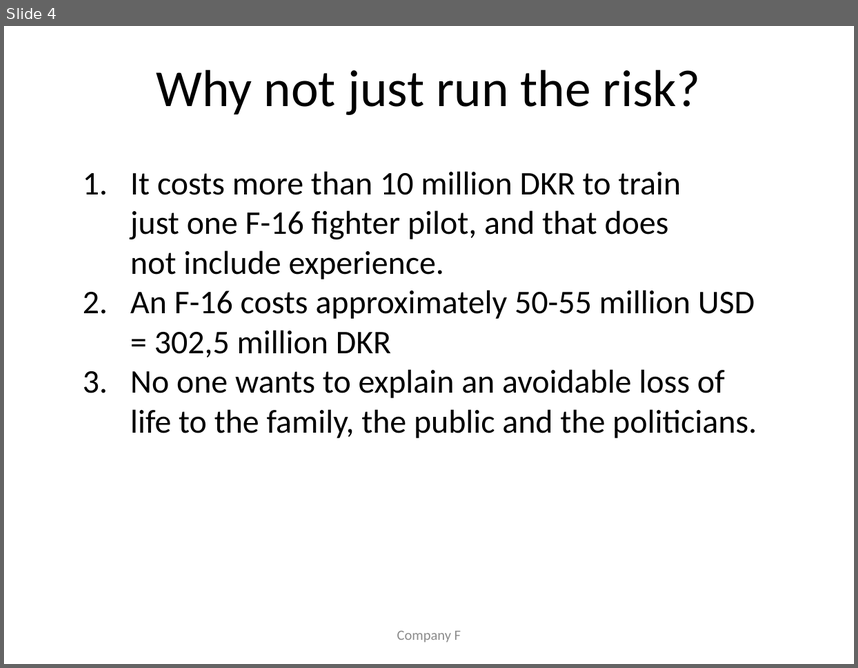
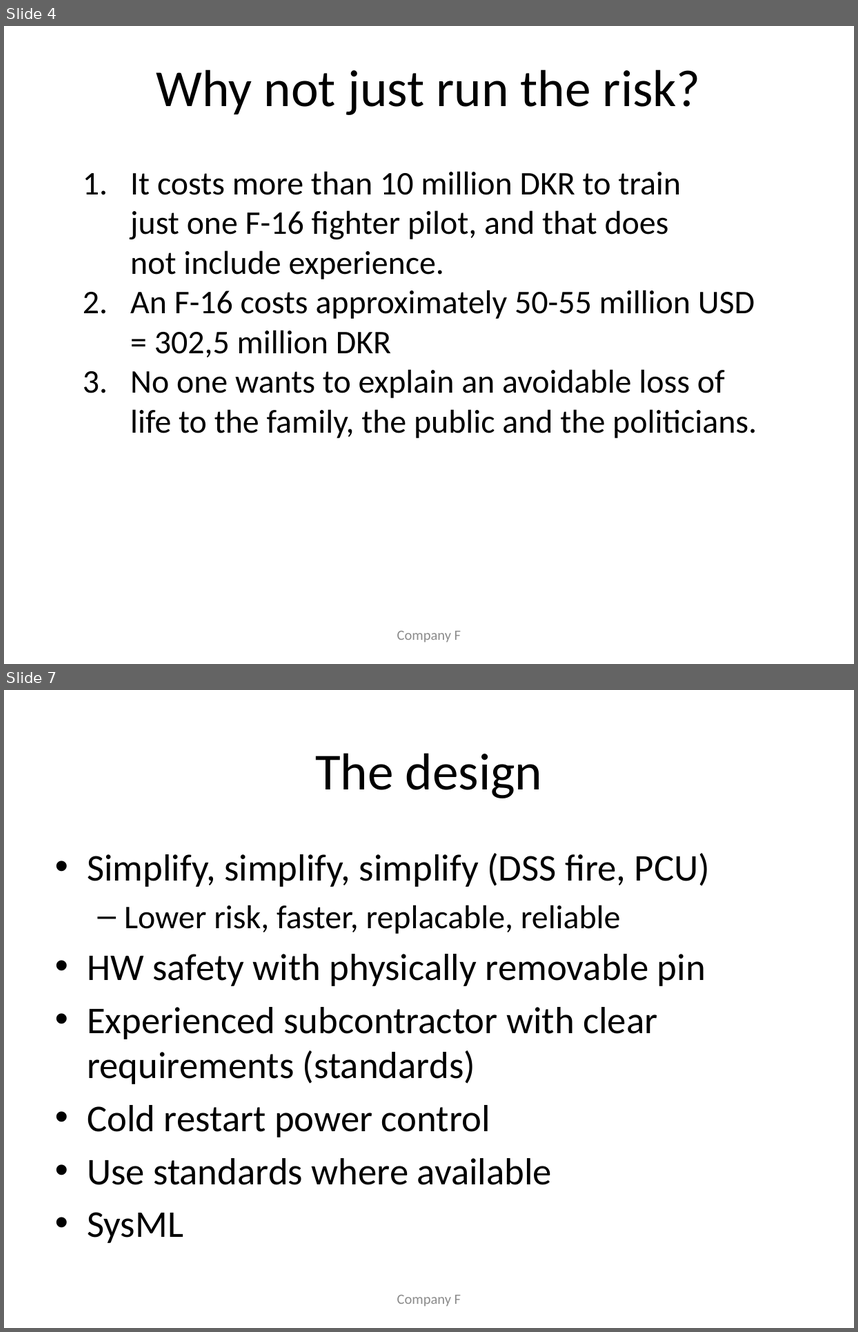
Before and after one commit to ahpoder/syseng, a slide deck: presentation/presentation.pptx. Shown one above the other, each under a label of ours: slide 4 before the commit, slides 4 and 7 after it; the slides between them are not shown. The pictures are 858x668 and 858x1332 pixels, drawn with LibreOffice and Linux fonts; fonts in the diff are those of the drawing. Boxes give left, top, right and bottom in pixels: in the first picture for what was removed or moved away, otherwise in the second. Text is boxed around its words. In the diff, an @@ line names an element or a change of style, - is before the commit and + after.

Commit message:
Updating presentation with requirements and design and process

```diff
--- a/presentation/presentation.pptx
+++ b/presentation/presentation.pptx
@@ slide 7 added at (4,690,854,1328), background #FFFFFF @@
@@ title added at (315,753,543,798), 44 pt, text #000000 @@
+The design
@@ text added at (87,853,710,1243), 32 pt, text #000000 @@
+• Simplify, simplify, simplify (DSS fire, PCU)
+  – Lower risk, faster, replacable, reliable
+• HW safety with physically removable pin
+• Experienced subcontractor with clear requirements (standards)
+• Cold restart power control
+• Use standards where available
+• SysML
@@ text added at (397,1294,461,1305), 12 pt, text #8C8C8C @@
+Company F
```
Also in this commit, not shown: 2 slides changed, 3 other slides added, 2 other files.
